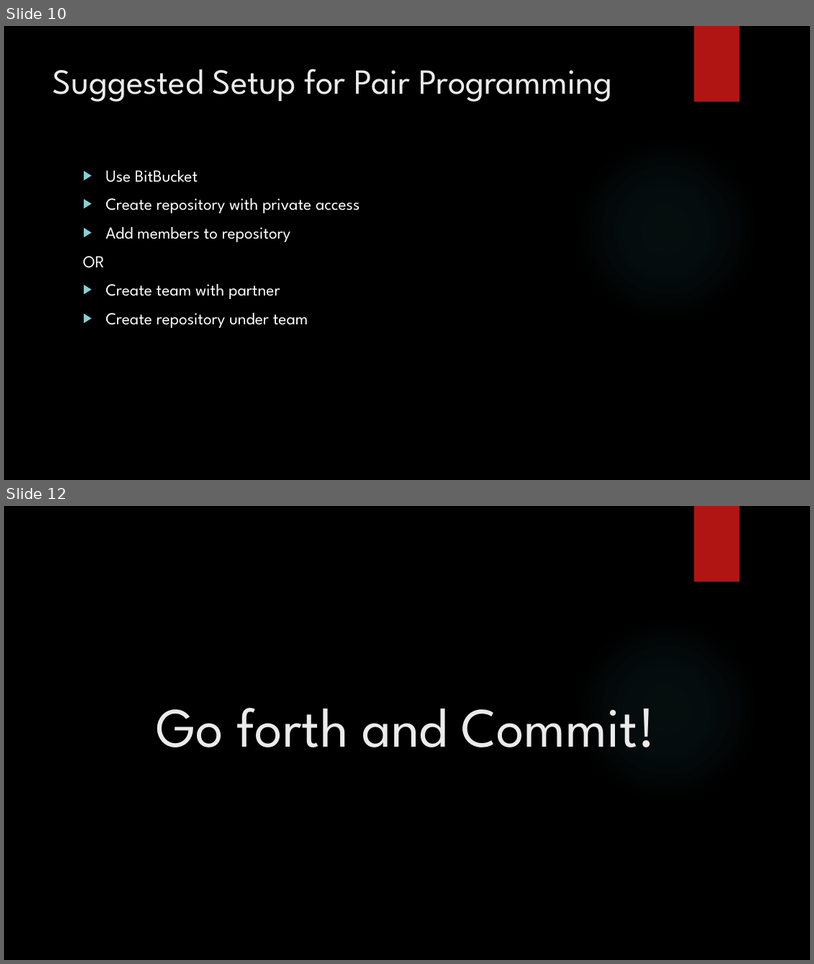
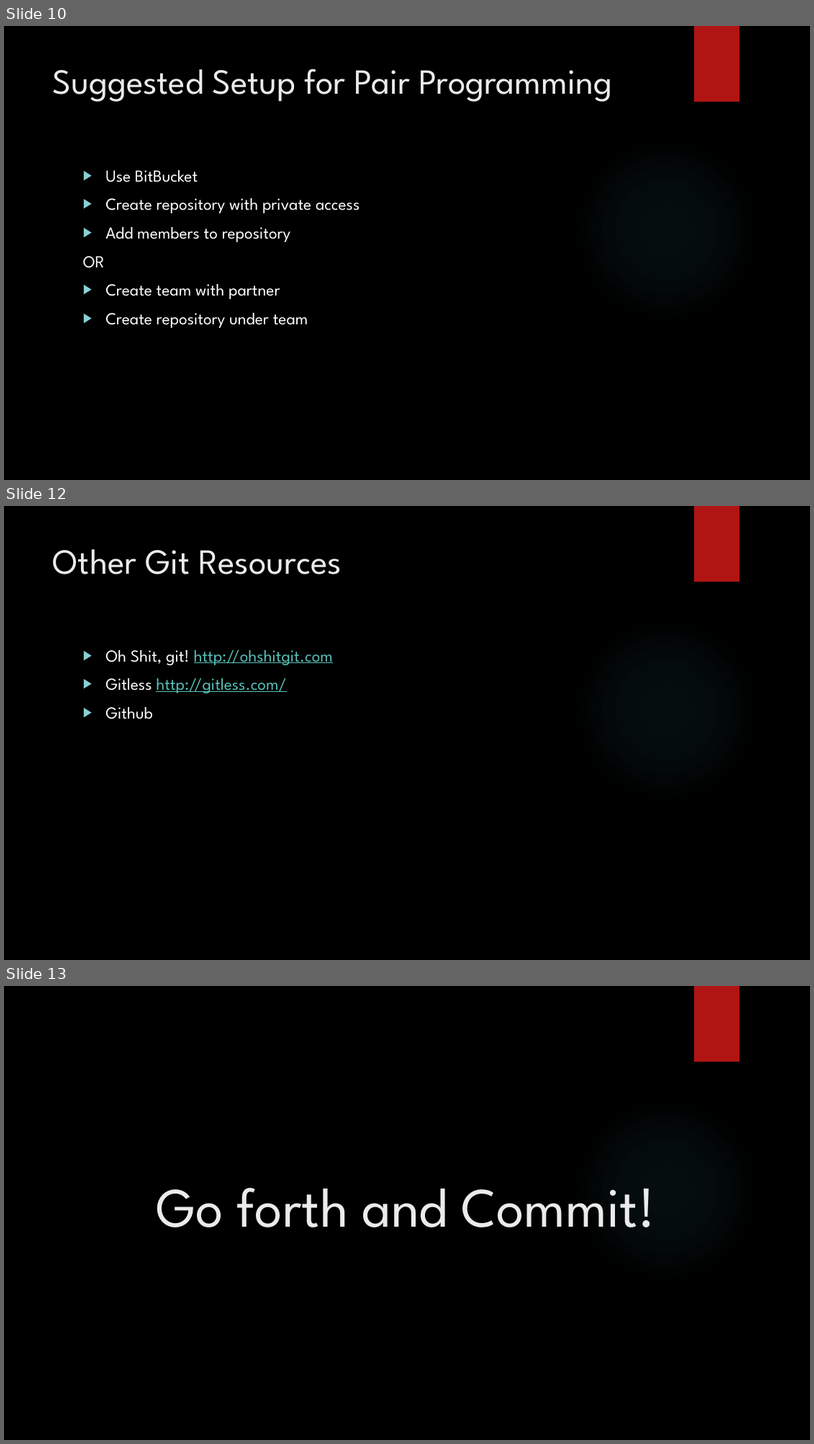
Before and after one commit to dvdmuckle/git101, a slide deck: Git 101.pptx. Shown one above the other, each under a label of ours: slides 10 and 12 before the commit, slides 10, 12 and 13 after it; the slides between them are not shown. The pictures are 814x964 and 814x1444 pixels, drawn with LibreOffice and Linux fonts; fonts in the diff are those of the drawing; background and template pictures are left out. Boxes give left, top, right and bottom in pixels: in the first picture for what was removed or moved away, otherwise in the second. Text is boxed around its words. In the diff, an @@ line names an element or a change of style, - is before the commit and + after.

```diff
--- a/Git 101.pptx
+++ b/Git 101.pptx
@@ slide 12 added at [4, 506, 810, 960], background picture (left out); not listed: 2 template elements that a slide beside it also shows @@
@@ title added at [53, 549, 342, 574], 42 pt, text #EBEBEB @@
+Other Git Resources
@@ text added at [106, 650, 333, 719], 20 pt, text #58C1BA, underline @@
+▶ Oh Shit, git! http://ohshitgit.com
+▶ Gitless http://gitless.com/
+▶ Github
@@ what was slide 12 is now slide 13 @@
```
Also in this commit, not shown: 2 slides changed, 1 other file.
